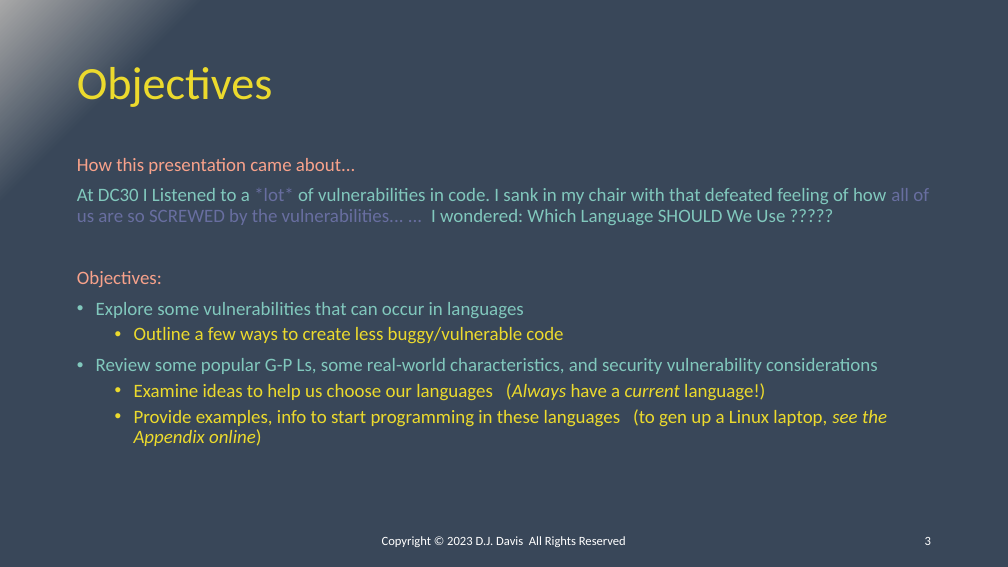
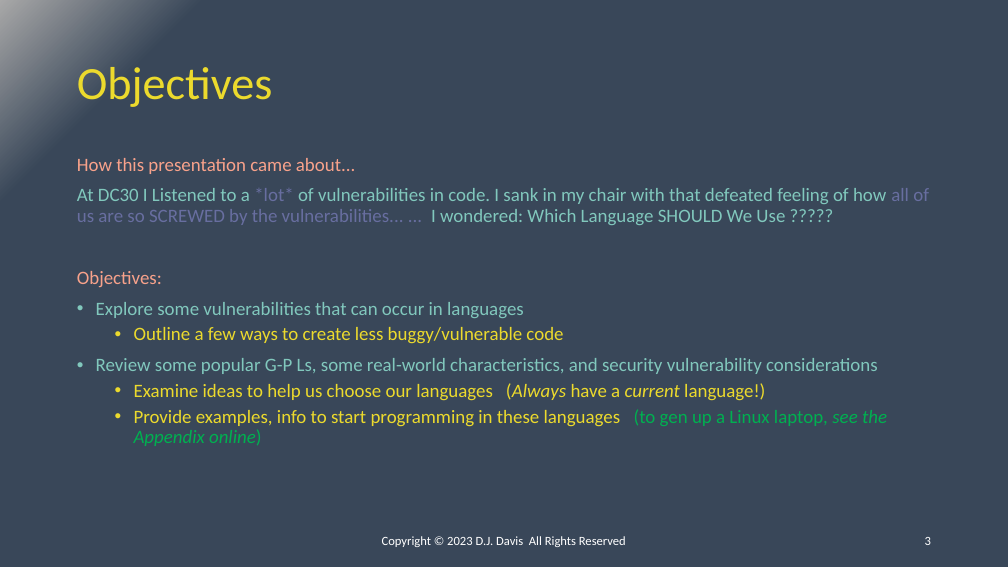
Before and after one commit to ipv3/DC31-BIC, a slide deck: slide 3 of Presentation.pptx. Drawn at 1008x567 pixels with LibreOffice and Linux fonts; fonts in the diff are those of the drawing. Boxes give left, top, right and bottom in pixels: in the first picture for what was removed or moved away, otherwise in the second. Text is boxed around its words. In the diff, an @@ line names an element or a change of style, - is before the commit and + after.

```diff
--- a/Presentation.pptx
+++ b/Presentation.pptx
@@ text at <box>134,409,887,446</box>: text colour #ECDA2D to #00B050 in "(to gen up a Linux laptop, see ..." @@
```
Also in this commit, not shown: 2 other slides changed.
